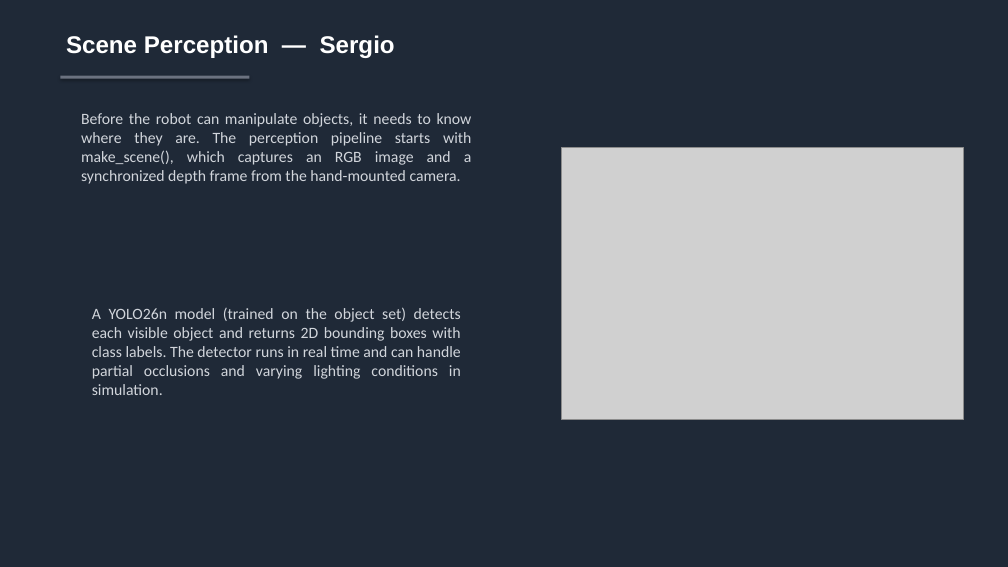
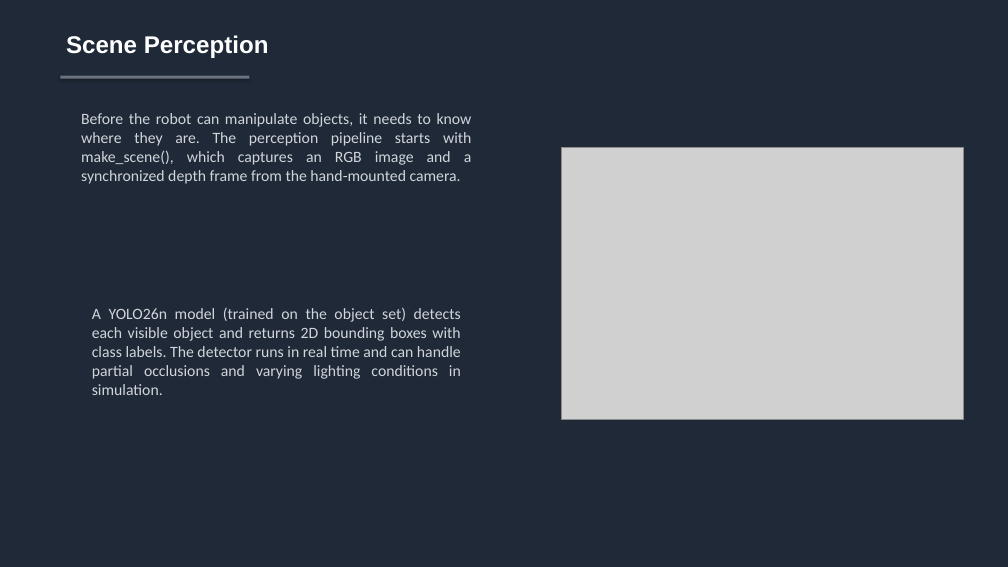
Before and after one commit to jerp73hit/ros_ws, a slide deck: slide 5 of project_presentation.pptx. Drawn at 1008x567 pixels with LibreOffice and Linux fonts; fonts in the diff are those of the drawing; grey boxes stand for pictures. Boxes give left, top, right and bottom in pixels: in the first picture for what was removed or moved away, otherwise in the second. Text is boxed around its words. In the diff, an @@ line names an element or a change of style, - is before the commit and + after.

```diff
--- a/project_presentation.pptx
+++ b/project_presentation.pptx
@@ text at (66, 35, 269, 58): text changed @@
-Scene Perception — Sergio
+Scene Perception
```
Also in this commit, not shown: 5 other slides changed.
